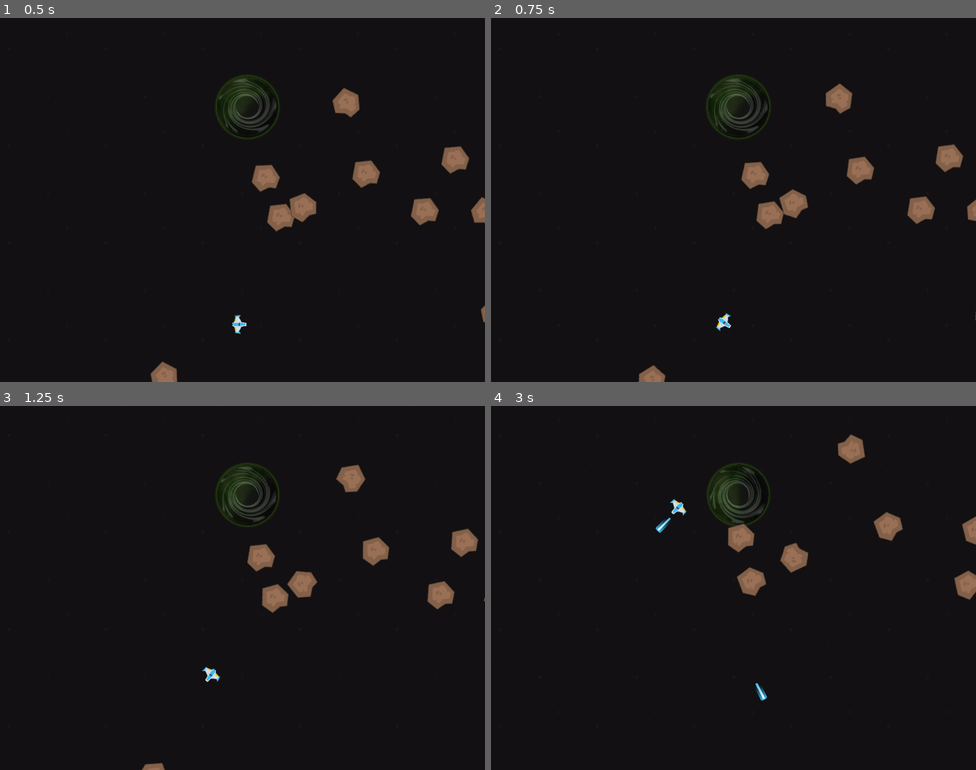
Above: before the commit, frames 1-4 (two rows, left to right).
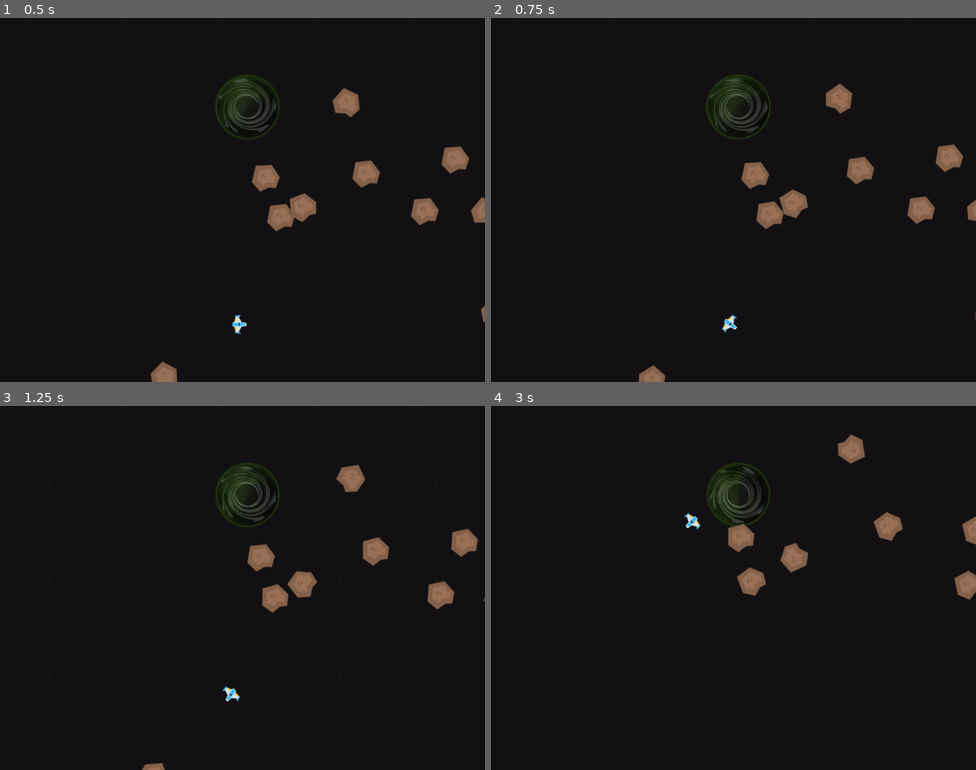
Above: after the commit, the same moments.

Repository: Francisco-Tovar/NewtonRoids
Game: Godot game, scene res://scenes/game.tscn
The game is run twice, just before and just after one commit, with the same random seed, the same clock (stepped at 60 frames per second) and the same inputs.
Inputs:
- Up to frame 1 (0.5 s): no input
- Up to frame 2 (0.75 s): hold Right (right) from 0.53 s (still down); hold Down (decelerate) from 0.53 s (still down)
- Up to frame 3 (1.25 s): keep holding Right (right); keep holding Down (decelerate); tap Space (shoot) at 0.8 s
- Up to frame 4 (3 s): release Right (right) at 1.28 s; release Down (decelerate) at 1.28 s; hold Left (left) 1.28-2.03 s; tap Space (shoot) at 1.35, 2.3, 2.85 s; tap Down (decelerate) at 1.55 s; hold Right (right) 2.03-2.78 s; hold Down (decelerate) 2.03-2.78 s; hold Up (accelerate) from 2.78 s (still down)

Frame 1 is identical in both runs. In frame 2, 0.1% of the frame differs, in the area x 46-51%, y 81-87%; in frame 3, 0.2%; in frame 4, 0.3%, in the area x 33-57%, y 25-81%.

Commit message:
small changes
print potencia when shoot in console to track
kickback up to 0.5 potencia
removed decelerate movement

Diff:
--- a/scripts/nave.gd
+++ b/scripts/nave.gd
@@ -43,7 +43,7 @@
 		barra_potencia.visible = false
 		var potencia_disparo = clamp(tiempo_carga, 1.0, MAX_POTENCIA)
 		fire(potencia_disparo)
-
+		print("Potencia: " + str(potencia_disparo))
 	# Mientras se mantiene apretado, carga
 	if cargando_disparo:
 		tiempo_carga += delta
@@ -58,7 +58,7 @@
 	get_parent().add_child(_disparo)
 
 	# Retroceso proporcional a la potencia
-	var recoil_force = -Vector2(1, 0).rotated(rotation) * (0.3 * potencia)
+	var recoil_force = -Vector2(1, 0).rotated(rotation) * (0.5 * potencia)
 	motion += recoil_force
 
 	can_fire = false
@@ -79,10 +79,10 @@
 	else:
 		motion = motion.lerp(Vector2(0,0), DEC)
 
-	if Input.is_action_pressed("decelerate"):
-		motion = motion.lerp(-moveDir, ACC)
-	else:
-		motion = motion.lerp(Vector2(0,0), DEC)
+	#if Input.is_action_pressed("decelerate"):
+		#motion = motion.lerp(-moveDir, ACC)
+	#else:
+		#motion = motion.lerp(Vector2(0,0), DEC)
 
 	position += motion * MOVE_SPEED * delta
 
--- a/scripts/proyectil.gd
+++ b/scripts/proyectil.gd
@@ -15,3 +15,6 @@
 	# Para CharacterBody2D, deberías usar:
 	# velocity = move_vec / delta  # Convertir a velocidad por segundo
 	# move_and_slide()
+
+func _on_area_2d_area_entered(other: Area2D) -> void:
+	queue_free()
